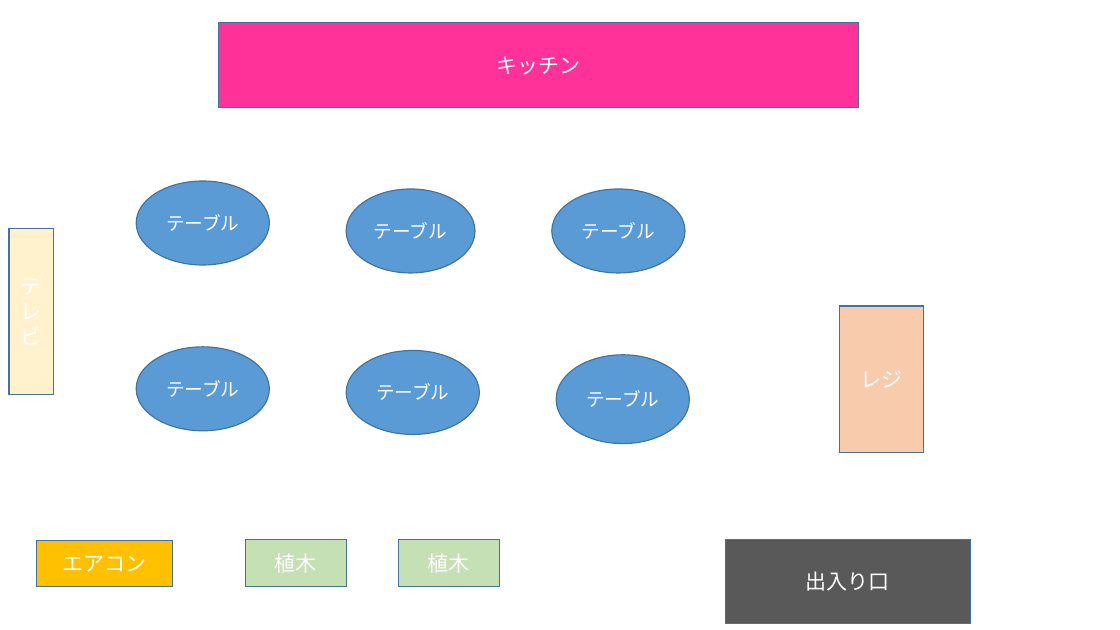
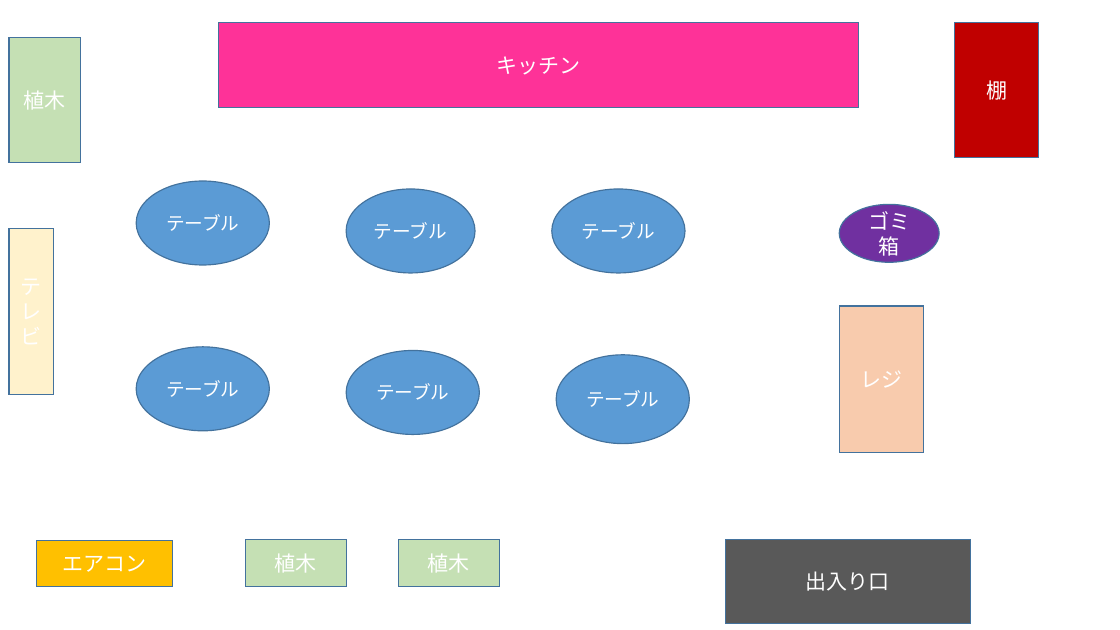
Before and after one commit to yuta-ebara/it2-class01-idehara, a slide deck: slide 1 of cafe-yuta-ebara/新規 Microsoft PowerPoint プレゼンテーション.pptx. Drawn at 1120x630 pixels with LibreOffice and Linux fonts; fonts in the diff are those of the drawing. Boxes give left, top, right and bottom in pixels: in the first picture for what was removed or moved away, otherwise in the second. Text is boxed around its words. In the diff, an @@ line names an element or a change of style, - is before the commit and + after.

Commit message:
aaa

```diff
--- a/cafe-yuta-ebara/新規 Microsoft PowerPoint プレゼンテーション.pptx
+++ b/cafe-yuta-ebara/新規 Microsoft PowerPoint プレゼンテーション.pptx
@@ rectangle added at <box>955,23,1039,157</box>, fill #C00000, outline #43739E 1 pt, 18 pt, text #FFFFFF @@
+棚
@@ rectangle added at <box>9,38,81,162</box>, fill #C5E0B4, outline #43739E 1 pt, 18 pt, text #FFFFFF @@
+植木
@@ ellipse added at <box>839,204,939,262</box>, fill #7030A0, outline #43739E 1 pt, 18 pt, text #FFFFFF @@
+ゴミ箱
```
